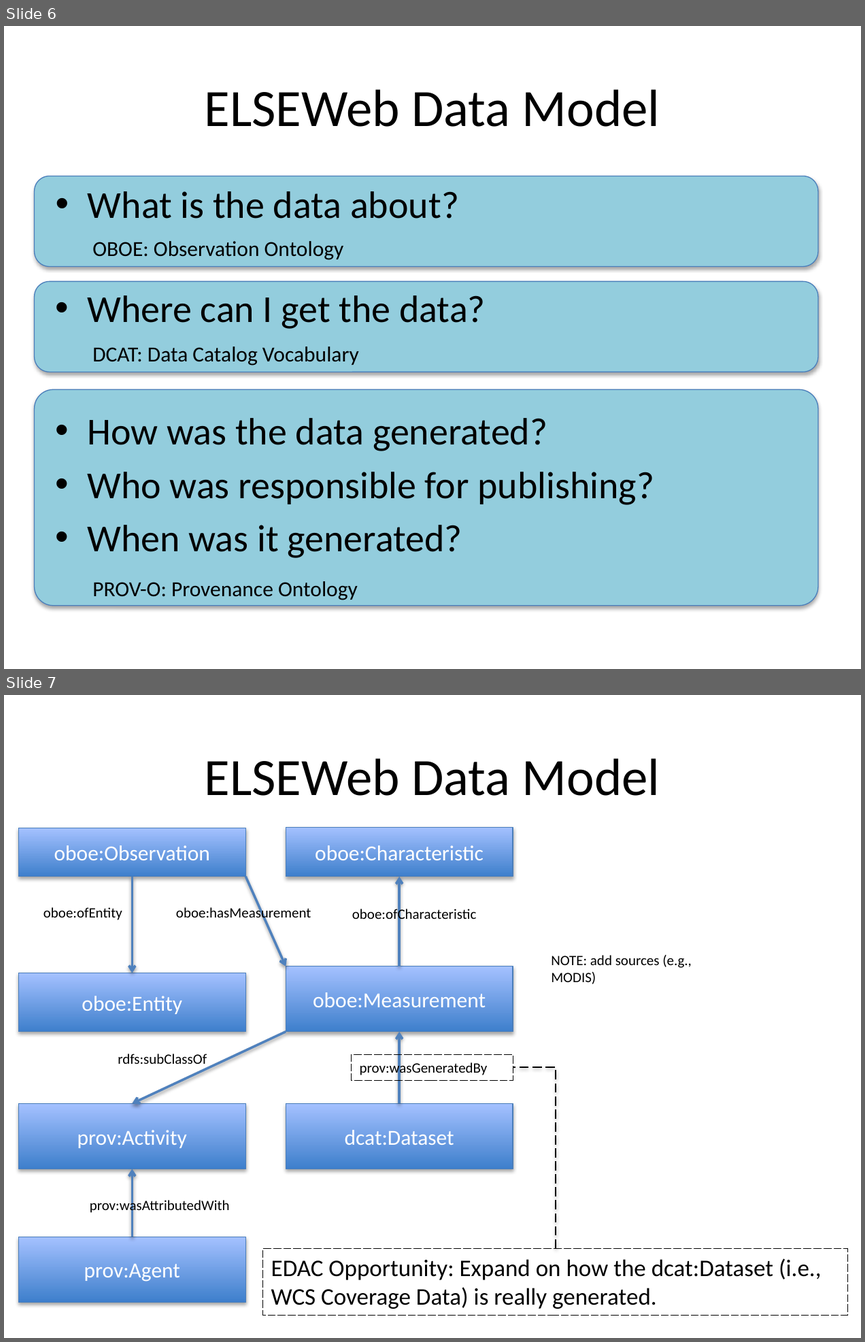
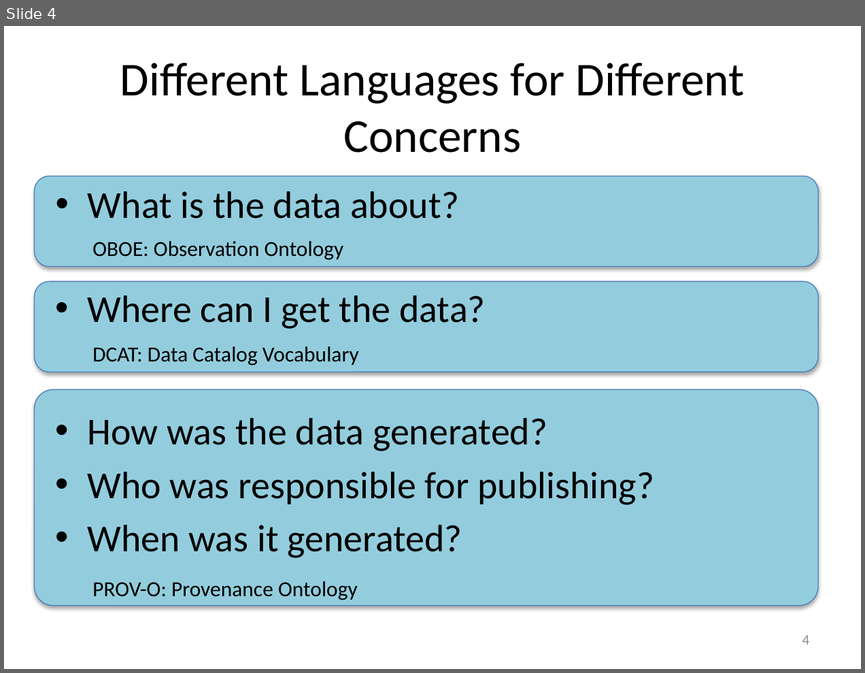
Before and after one commit to roomthily/ELSeWeb, a slide deck: documents/presentations/2013/ELSEweb-EDAC-PROV.pptx. Shown one above the other, each under a label of ours: slides 6 and 7 before the commit, slide 4 after it. The pictures are 865x1342 and 865x673 pixels, drawn with LibreOffice and Linux fonts; fonts in the diff are those of the drawing. Boxes give left, top, right and bottom in pixels: in the first picture for what was removed or moved away, otherwise in the second. Text is boxed around its words. In the diff, an @@ line names an element or a change of style, - is before the commit and + after.

```diff
--- a/documents/presentations/2013/ELSEweb-EDAC-PROV.pptx
+++ b/documents/presentations/2013/ELSEweb-EDAC-PROV.pptx
@@ slide 7 removed at (4,695,861,1338), background #FFFFFF @@
@@ title removed at (205,758,660,796) @@
-ELSEWeb Data Model
@@ rectangle removed at (18,828,245,877) @@
-oboe:Observation
@@ rectangle removed at (286,827,513,877) @@
-oboe:Characteristic
@@ arrow removed from (133, 877) to (133, 972) @@
@@ arrow removed from (245, 877) to (286, 966) @@
@@ arrow removed from (399, 966) to (399, 877) @@
@@ text removed at (43,907,122,920) @@
-oboe:ofEntity
@@ text removed at (176,905,311,921) @@
-oboe:hasMeasurement
@@ text removed at (352,906,477,923) @@
-oboe:ofCharacteristic
@@ text removed at (551,955,691,984) @@
-NOTE: add sources (e.g., MODIS)
@@ rectangle removed at (18,972,245,1031) @@
-oboe:Entity
@@ rectangle removed at (286,966,513,1032) @@
-oboe:Measurement
@@ arrow removed from (286, 1032) to (133, 1103) @@
@@ arrow removed from (399, 1103) to (399, 1032) @@
@@ text removed at (118,1053,207,1068) @@
-rdfs:subClassOf
@@ rectangle removed at (351,1054,513,1080) @@
-prov:wasGeneratedBy
@@ elbow line removed from (555, 1249) to (513, 1067) @@
@@ rectangle removed at (18,1103,245,1168) @@
-prov:Activity
@@ rectangle removed at (286,1103,513,1168) @@
-dcat:Dataset
@@ arrow removed from (133, 1236) to (133, 1169) @@
@@ text removed at (90,1198,230,1214) @@
-prov:wasAttributedWith
@@ rectangle removed at (18,1236,245,1302) @@
-prov:Agent
@@ rectangle removed at (263,1249,848,1314) @@
-EDAC Opportunity: Expand on how the dcat:Dataset (i.e., WCS Coverage Data) is really generated.
@@ what was slide 6 is now slide 4 @@
@@ slide 4 changed as well @@
@@ title at (120,63,744,152): text changed; size 44 to 39.6 pt @@
-ELSEWeb Data Model
+Different Languages for Different Concerns
@@ page number added at (802,635,810,644), 12 pt, text #8C8C8C @@
+4
```
Also in this commit, not shown: 5 other slides changed, 14 slides added, 7 other files.
